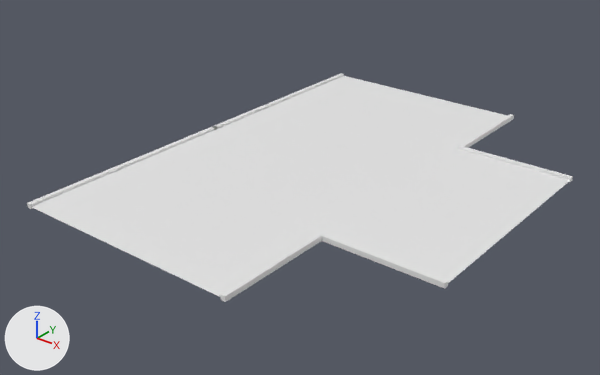
Two versions of the glTF model assets/glb imports/twoway.glb, one commit apart.
Before and after are seen from a 50 mm lens placed at (20.4, -25.4, 14.3), pointed at (0.4, -0.4, -1.2). Lighting does not change. The marker at lower left points along +X, +Y and +Z. Vertices at the same position are counted once.
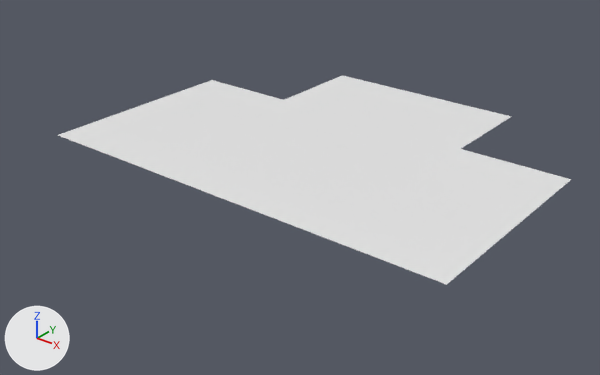
Scene script edits in JSON lines:
```json
{"block": "me_plane_007", "where": "# used by ob_plane_004; location = (0.0, 0.0, 0.0)"}
{"op": "remove", "block": "me_plane_007", "code": "me_plane_007.from_pydata(...)  # 10 vertices, 8 faces; spans x -5.0..10.0, y -10.0..10.0, z 0.0"}
{"op": "add", "block": "me_plane_007", "code": "me_plane_007.from_pydata(...)  # 10 vertices, 8 faces; spans x -10.0..10.0, y -4.6..10.0, z 0.0"}
{"block": "me_plane_007", "change": "me_plane_007 part 1: the whole mesh is rebuilt"}
{"op": "add", "block": "me_plane_011", "code": ["me_plane_011 = bpy.data.meshes.new('Plane.011')", "me_plane_011.from_pydata([(-0.2, -5.0, 0.0), (10.0, -5.0, 0.0), (-0.2, -4.6, 0.0), (10.0, -4.6, 0.0), (-10.0, -5.0, 0.0), (-10.0, -4.6, 0.0), (-5.0, 4.6, 0.0), (-4.6, 4.6, 0.0), (-5.0, 5.0, 0.0), (-4.6, 5.0, 0.0), (-10.0, 4.6, 0.0), (-10.0, 5.0, 0.0), (-5.0, 10.0, 0.0), (-4.6, 10.0, 0.0), (4.6, 4.6, 0.0), (5.0, 4.6, 0.0), (4.6, 5.0, 0.0), (5.0, 5.0, 0.0), (4.6, 10.0, 0.0), (5.0, 10.0, 0.0), (10.0, 4.6, 0.0), (10.0, 5.0, 0.0)], [], [(0, 1, 3), (0, 3, 2), (0, 2, 5), (0, 5, 4), (6, 7, 9), (6, 9, 8), (6, 8, 11), (6, 11, 10), (8, 9, 13), (8, 13, 12), (14, 15, 17), (14, 17, 16), (16, 17, 19), (16, 19, 18), (17, 15, 20), (17, 20, 21)])"]}
{"op": "remove", "block": "ob_cube_004", "code": ["ob_cube_004 = bpy.data.objects.new('Cube.004', me_cube_012)", "ob_cube_004.location = (0.0, 0.0, 0.0)"]}
{"op": "add", "block": "ob_plane_005", "code": ["ob_plane_005 = bpy.data.objects.new('Plane.005', me_plane_011)", "ob_plane_005.location = (0.0, 0.0, 0.0)"]}
```

Boxes (x1, y1, x2, y2) around the edits, measured in the pictures (600 x 375 px):
```json
{"object": "Plane.004", "change": "reshaped", "before": [31, 76, 570, 297], "after": [65, 77, 567, 279], "on screen": "7% narrower, 9% shorter"}
{"object": "Cube.004", "change": "deleted", "before": [27, 73, 573, 302]}
{"object": "Plane.005", "change": "added", "after": [58, 75, 571, 285]}
```
